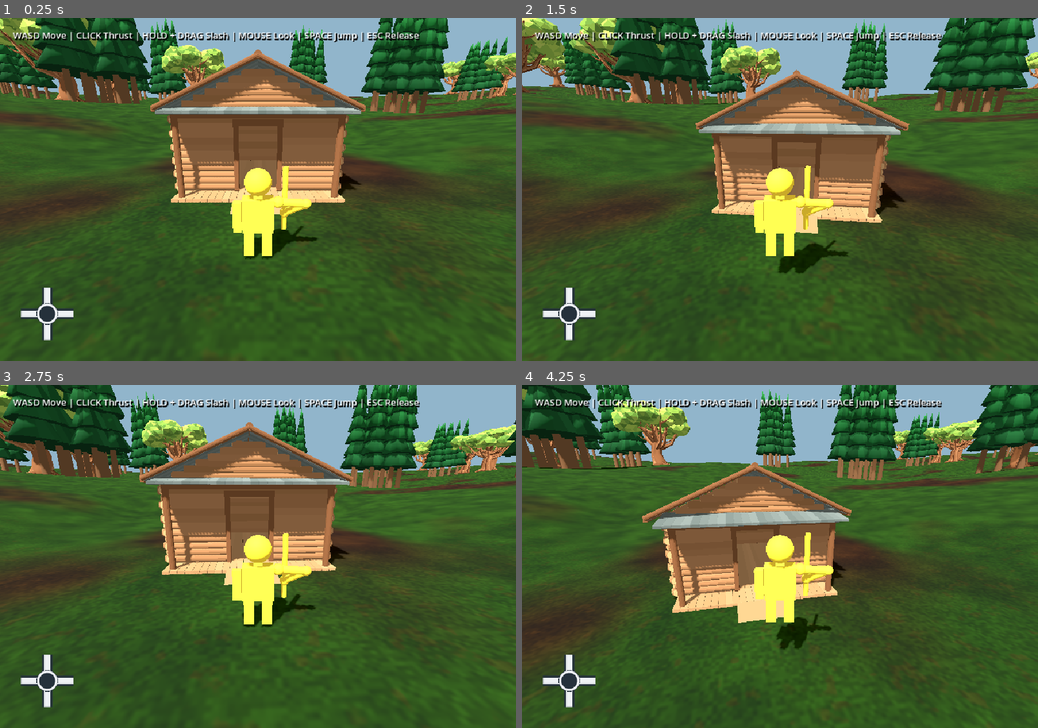
Above: before the commit, frames 1-4 (two rows, left to right).
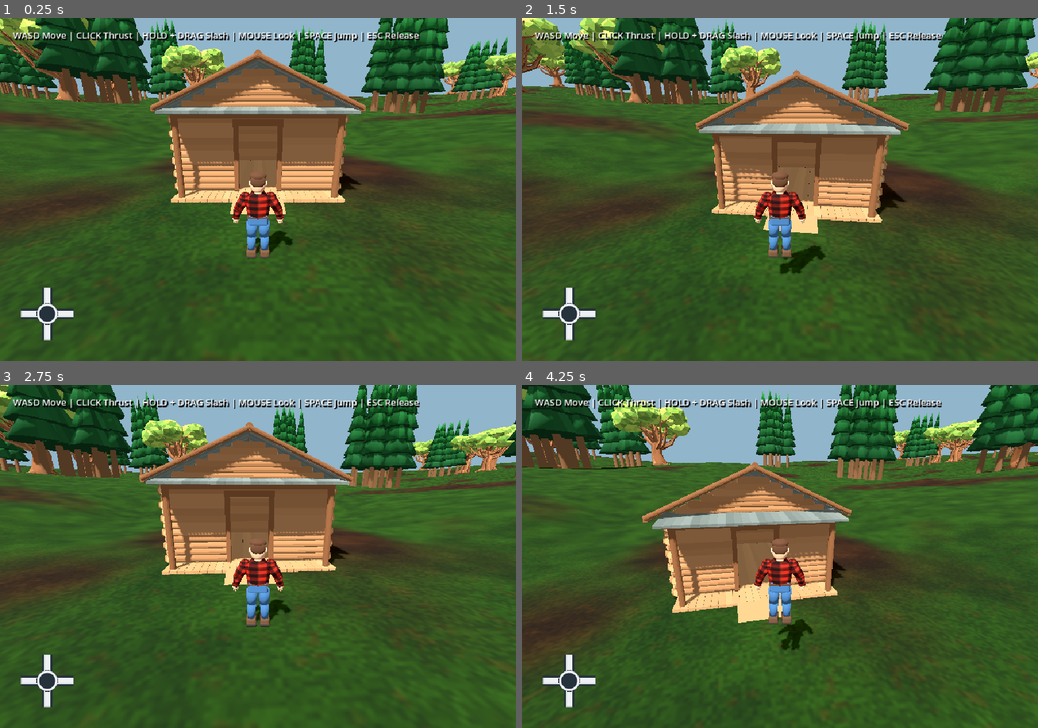
Above: after the commit, the same moments.

Repository: AbelDude/tarnation
Game: Godot game, scene res://main.tscn
The game is run twice, just before and just after one commit, with the same random seed, the same clock (stepped at 60 frames per second) and the same inputs.
Inputs (mouse positions are in pixels of both pictures, inside the frame that each line leads up to):
- Up to frame 1 (0.25 s): no input
- Up to frame 2 (1.5 s): tap Enter at 0.5 s; move the mouse to (805, 189) at 0.52 s; hold Up from 0.53 s (still down); click (805, 189) at 0.67 s; tap Space at 0.77 s; move the mouse to (754, 189) at 1.27 s
- Up to frame 3 (2.75 s): keep holding Up; tap Space at 1.52 s; move the mouse to (268, 549) at 2.02 s
- Up to frame 4 (4.25 s): keep holding Up; tap Space at 2.75, 3.02, 3.77 s; move the mouse to (774, 563) at 2.77 s; click (774, 563) at 2.92 s; move the mouse to (816, 559) at 3.52 s

The runs differ from the first frame. In frame 1, 2.3% of the frame differs, in the area x 44-62%, y 43-71%; in frame 2, 2.3%; in frame 3, 2.3%; in frame 4, 2.3%.

Commit message:
Replace yellow player with rigged woodsman and goodbye wave animation

Diff:
--- a/player.gd
+++ b/player.gd
@@ -10,16 +10,14 @@
 var jump_requested := false
 var pole_pivot: Node3D
 var swing_tween: Tween
-const BODY_YELLOW := Color("f4ce35")
-const HAND_REST := Vector3(0.65, 0.5, -0.35)
+var skeleton: Skeleton3D
+var animation_player: AnimationPlayer
 var thrust_extension := 0.0
-var right_upper_arm: MeshInstance3D
-var right_forearm: MeshInstance3D
-var right_elbow: MeshInstance3D
-var right_hand: MeshInstance3D
-var left_arm: Node3D
-var left_leg: Node3D
-var right_leg: Node3D
+var attack_blend := 0.0
+var gait_blend := 0.0
+var right_shoulder := Vector3.ZERO
+var right_upper_length := 0.0
+var right_forearm_length := 0.0
 var walk_phase := 0.0
 const DRAG_THRESHOLD := 28.0
 const QUICK_CLICK_MS := 250
@@ -38,36 +36,25 @@
 	collision.shape = shape
 	collision.position.y = 0.6
 	add_child(collision)
-	visual = Node3D.new()
+	visual = preload("res://assets/woodsman.glb").instantiate()
+	visual.name = "Woodsman"
+	# Imported feet start at zero; the player body origin sits half a unit up.
+	visual.position.y = -0.5
+	visual.rotation.y = PI
 	add_child(visual)
-	add_visual_box(Vector3(0, 0.6, 0), Vector3(0.72, 0.8, 0.4), BODY_YELLOW)
-	add_visual_box(Vector3(0, 1.05, 0), Vector3(0.2, 0.18, 0.2), BODY_YELLOW)
-	add_sphere("Head", Vector3(0, 1.37, 0), 0.31)
-	left_leg = add_limb_pivot("LeftLeg", Vector3(-0.21, 0.22, 0), Vector3(0.24, 0.65, 0.28))
-	right_leg = add_limb_pivot("RightLeg", Vector3(0.21, 0.22, 0), Vector3(0.24, 0.65, 0.28))
-	left_arm = add_limb_pivot("LeftArm", Vector3(-0.48, 0.9, 0), Vector3(0.2, 0.72, 0.22))
-	add_sphere("RightShoulder", Vector3(0.46, 0.9, 0), 0.14)
-	right_upper_arm = add_arm_segment("RightUpperArm")
-	right_forearm = add_arm_segment("RightForearm")
-	right_elbow = add_sphere("RightElbow", Vector3.ZERO, 0.115)
-	right_hand = add_sphere("RightHand", HAND_REST, 0.12)
-	var pole := MeshInstance3D.new()
-	pole.name = "HeldPole"
+	skeleton = visual.find_children("*", "Skeleton3D", true, false)[0]
+	animation_player = visual.find_children("*", "AnimationPlayer", true, false)[0]
+	animation_player.stop()
+	var upper := skeleton.find_bone("upper_arm.R")
+	var forearm := skeleton.find_bone("forearm.R")
+	var hand := skeleton.find_bone("hand.R")
+	right_shoulder = skeleton.get_bone_global_rest(upper).origin
+	right_upper_length = right_shoulder.distance_to(skeleton.get_bone_global_rest(forearm).origin)
+	right_forearm_length = skeleton.get_bone_global_rest(forearm).origin.distance_to(skeleton.get_bone_global_rest(hand).origin)
+	# Invisible animation driver retains swipe/thrust timing without a held object.
 	pole_pivot = Node3D.new()
-	pole_pivot.position = HAND_REST
-	visual.add_child(pole_pivot)
-	pole.position = Vector3(0, 0.35, 0)
-	var pole_mesh := CylinderMesh.new()
-	pole_mesh.top_radius = 0.065
-	pole_mesh.bottom_radius = 0.065
-	pole_mesh.height = 1.6
-	pole.mesh = pole_mesh
-	var pole_material := StandardMaterial3D.new()
-	pole_material.albedo_color = BODY_YELLOW
-	pole_material.metallic = 0.0
-	pole_material.roughness = 0.4
-	pole.material_override = pole_material
-	pole_pivot.add_child(pole)
+	pole_pivot.name = "AttackMotion"
+	add_child(pole_pivot)
 	camera_pivot = Node3D.new()
 	camera_pivot.position.y = 1.2
 	camera_pivot.rotation.x = -0.3
@@ -225,101 +212,71 @@
 
 
 func _process(delta: float) -> void:
-	if pole_pivot == null:
-		return
-	# The wrist travels with the cut, and the two arm segments follow the grip.
-	pole_pivot.position = HAND_REST + (pole_pivot.basis.y - Vector3.UP) * 0.22
-	pole_pivot.position.z -= thrust_extension
-	update_right_arm()
+	if skeleton == null:
+		return
 	var moving := Vector2(velocity.x, velocity.z).length() > 0.1 and is_on_floor()
+	gait_blend = move_toward(gait_blend, 1.0 if moving else 0.0, delta * 6.0)
 	if moving:
 		walk_phase += delta * 10.0
-	var stride := sin(walk_phase) * 0.45 if moving else 0.0
-	left_leg.rotation.x = lerp_angle(left_leg.rotation.x, stride, minf(delta * 14.0, 1.0))
-	right_leg.rotation.x = lerp_angle(right_leg.rotation.x, -stride, minf(delta * 14.0, 1.0))
-	left_arm.rotation.x = lerp_angle(left_arm.rotation.x, -stride * 0.65, minf(delta * 14.0, 1.0))
-
-
-func update_right_arm() -> void:
-	var shoulder := Vector3(0.46, 0.9, 0)
-	var hand := pole_pivot.position
-	var reach := hand - shoulder
-	var distance := reach.length()
+	var stride := sin(walk_phase) * 0.42 * gait_blend
+	for side in ["L", "R"]:
+		var swing := stride if side == "L" else -stride
+		rotate_bone_on_world_axis("thigh." + side, Vector3.RIGHT, swing)
+		rotate_bone_on_world_axis("shin." + side, Vector3.RIGHT, -maxf(0.0, swing) * 0.7)
+		rotate_bone_on_world_axis("foot." + side, Vector3.RIGHT, -swing * 0.25)
+	rotate_bone_on_world_axis("upper_arm.L", Vector3.RIGHT, -stride * 0.65)
+	var attacking := swing_tween != null and swing_tween.is_running()
+	attack_blend = move_toward(attack_blend, 1.0 if attacking else 0.0, delta * 12.0)
+	if attack_blend > 0.001:
+		update_attack_arm()
+	else:
+		rotate_bone_on_world_axis("upper_arm.R", Vector3.RIGHT, stride * 0.65)
+		reset_bone_rotation("forearm.R")
+		reset_bone_rotation("hand.R")
+
+
+func rotate_bone_on_world_axis(bone_name: String, axis: Vector3, angle: float) -> void:
+	var index := skeleton.find_bone(bone_name)
+	var world_axis := global_basis * axis
+	var skeleton_axis := skeleton.global_basis.inverse() * world_axis
+	var local_axis := skeleton.get_bone_global_rest(index).basis.inverse() * skeleton_axis
+	var rest_rotation := skeleton.get_bone_rest(index).basis.get_rotation_quaternion()
+	skeleton.set_bone_pose_rotation(index, rest_rotation * Quaternion(local_axis.normalized(), angle))
+
+
+func reset_bone_rotation(bone_name: String) -> void:
+	var index := skeleton.find_bone(bone_name)
+	skeleton.set_bone_pose_rotation(index, skeleton.get_bone_rest(index).basis.get_rotation_quaternion())
+
+
+func update_attack_arm() -> void:
+	var upper := skeleton.find_bone("upper_arm.R")
+	var forearm := skeleton.find_bone("forearm.R")
+	var wrist := skeleton.find_bone("hand.R")
+	var shoulder := to_local(skeleton.to_global(right_shoulder))
+	var rest_hand := to_local(skeleton.to_global(skeleton.get_bone_global_rest(wrist).origin))
+	var cut := pole_pivot.basis.y
+	var target := shoulder + Vector3(0.25 + cut.x * 0.4, cut.y * 0.45, -0.25 + cut.z * 0.25 - thrust_extension * 0.3)
+	target = rest_hand.lerp(target, attack_blend)
+	var reach := target - shoulder
+	var distance := clampf(reach.length(), 0.06, (right_upper_length + right_forearm_length) * 0.98)
 	var axis := reach.normalized()
-	# Equal arm segments bend outward at the elbow.
+	target = shoulder + axis * distance
+	var along := (right_upper_length * right_upper_length - right_forearm_length * right_forearm_length + distance * distance) / (2.0 * distance)
 	var bend := Vector3.RIGHT - axis * Vector3.RIGHT.dot(axis)
 	if bend.length_squared() < 0.001:
 		bend = Vector3.BACK - axis * Vector3.BACK.dot(axis)
-	var elbow := (shoulder + hand) * 0.5 + bend.normalized() * sqrt(maxf(0.4225 - distance * distance * 0.25, 0.0))
-	right_elbow.position = elbow
-	right_hand.position = hand
-	place_arm_segment(right_upper_arm, shoulder, elbow)
-	place_arm_segment(right_forearm, elbow, hand)
-
-
-func place_arm_segment(segment: MeshInstance3D, start: Vector3, finish: Vector3) -> void:
-	var difference := finish - start
-	segment.position = (start + finish) * 0.5
-	segment.quaternion = Quaternion(Vector3.UP, difference.normalized())
-	segment.scale = Vector3(1, difference.length(), 1)
-
-
-func yellow_material() -> StandardMaterial3D:
-	var material := StandardMaterial3D.new()
-	material.albedo_color = BODY_YELLOW
-	material.roughness = 0.75
-	return material
-
-
-func add_sphere(part_name: String, center: Vector3, radius: float) -> MeshInstance3D:
-	var part := MeshInstance3D.new()
-	part.name = part_name
-	part.position = center
-	var mesh := SphereMesh.new()
-	mesh.radius = radius
-	mesh.height = radius * 2.0
-	part.mesh = mesh
-	part.material_override = yellow_material()
-	visual.add_child(part)
-	return part
-
-
-func add_arm_segment(part_name: String) -> MeshInstance3D:
-	var part := MeshInstance3D.new()
-	part.name = part_name
-	var mesh := CylinderMesh.new()
-	mesh.top_radius = 0.095
-	mesh.bottom_radius = 0.095
-	mesh.height = 1.0
-	part.mesh = mesh
-	part.material_override = yellow_material()
-	visual.add_child(part)
-	return part
-
-
-func add_limb_pivot(part_name: String, joint: Vector3, size: Vector3) -> Node3D:
-	var pivot := Node3D.new()
-	pivot.name = part_name
-	pivot.position = joint
-	visual.add_child(pivot)
-	var part := MeshInstance3D.new()
-	part.position.y = -size.y / 2.0
-	var mesh := BoxMesh.new()
-	mesh.size = size
-	part.mesh = mesh
-	part.material_override = yellow_material()
-	pivot.add_child(part)
-	return pivot
-
-
-func add_visual_box(center: Vector3, size: Vector3, color: Color) -> void:
-	var instance := MeshInstance3D.new()
-	instance.position = center
-	var box := BoxMesh.new()
-	box.size = size
-	instance.mesh = box
-	var material := StandardMaterial3D.new()
-	material.albedo_color = color
-	material.roughness = 0.75
-	instance.material_override = material
-	visual.add_child(instance)
+	var elbow := shoulder + axis * along + bend.normalized() * sqrt(maxf(right_upper_length * right_upper_length - along * along, 0.0))
+	aim_bone(upper, shoulder, elbow)
+	aim_bone(forearm, elbow, target)
+	reset_bone_rotation("hand.R")
+
+
+func aim_bone(index: int, start: Vector3, finish: Vector3) -> void:
+	var direction := (skeleton.to_local(to_global(finish)) - skeleton.to_local(to_global(start))).normalized()
+	var rest := skeleton.get_bone_global_rest(index).basis
+	var desired := Basis(Quaternion(rest.y.normalized(), direction)) * rest
+	var parent := skeleton.get_bone_parent(index)
+	var parent_basis := skeleton.get_bone_global_pose(parent).basis if parent >= 0 else Basis.IDENTITY
+	var pose := parent_basis.inverse() * desired
+	skeleton.set_bone_pose_rotation(index, pose.orthonormalized().get_rotation_quaternion())
Binary file added: assets/woodsman.glb
Not shown, added: assets/woodsman.glb.import
Binary file added: assets/woodsman_Woodsman_woven_red_black_plaid.png
Not shown, added: assets/woodsman_Woodsman_woven_red_black_plaid.png.import
Not shown, changed: README.md
